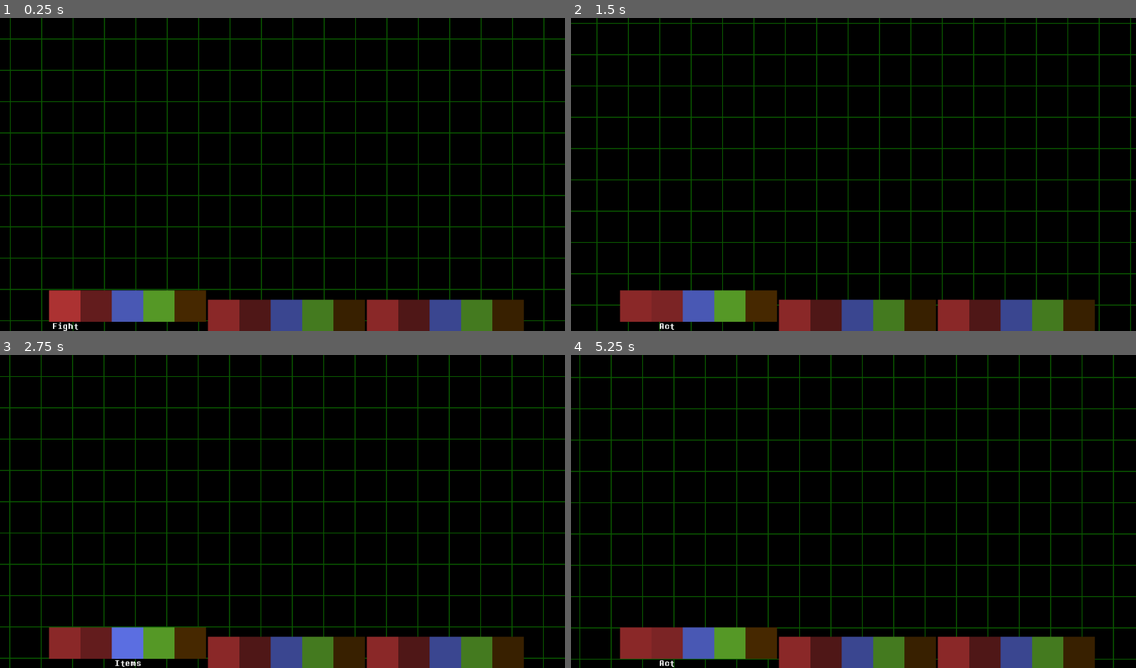
Above: before the commit, frames 1-4 (two rows, left to right).
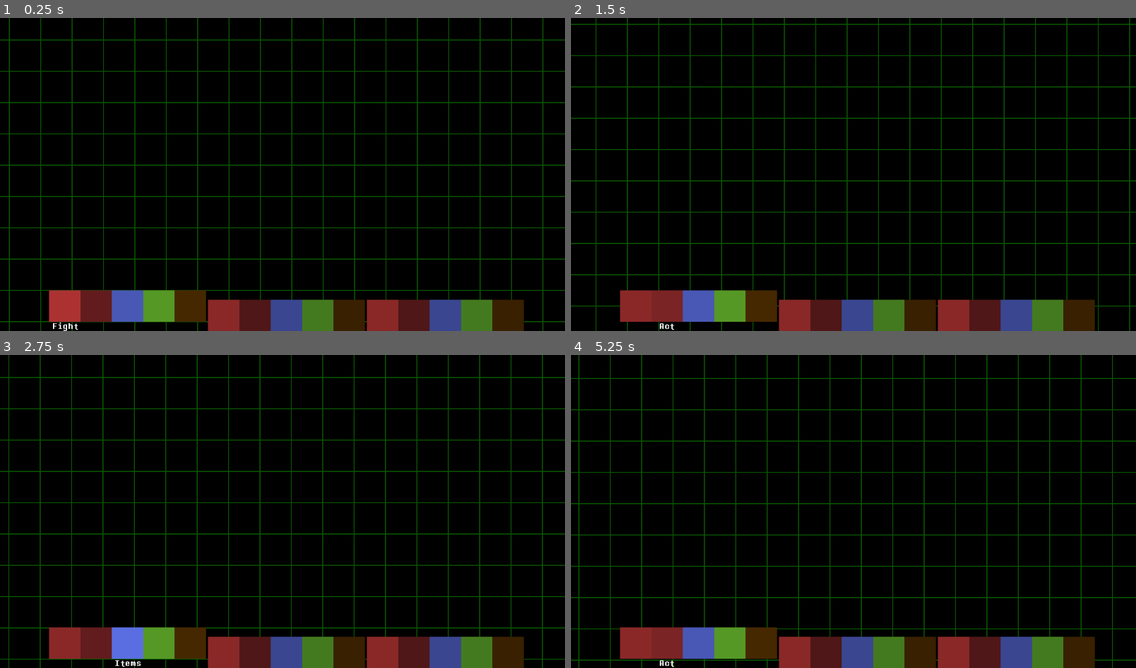
Above: after the commit, the same moments.

Repository: LunarTides/nutdealer
Game: Godot game, scene res://scenes/encounter/encounter_ui.tscn
Two runs of this game, one before a commit and one after it. Both use one fixed random seed, a clock stepped at 60 frames per second and the inputs below. This scene is started directly instead of the project's main scene. The engine's default icon, where the game draws it, is replaced by a stand-in: a white triangle on a blue panel in a dark square.
Inputs (mouse positions are in pixels of both pictures, inside the frame that each line leads up to):
- Up to frame 1 (0.25 s): no input
- Up to frame 2 (1.5 s): move the mouse to (977, 158) at 0.52 s; hold D (editor_pan_right) 0.53-1.25 s; hold Z (interact) 0.53-1.25 s; click (977, 158) at 0.67 s; drag from (740, 190) to (825, 237) at 1.27 s
- Up to frame 3 (2.75 s): move the mouse to (339, 442) at 2.02 s; hold D (editor_pan_right) from 2.03 s (still down); hold Z (interact) from 2.03 s (still down)
- Up to frame 4 (5.25 s): release D (editor_pan_right) at 2.75 s; release Z (interact) at 2.75 s; drag from (825, 574) to (684, 464) at 2.77 s; move the mouse to (1023, 558) at 3.52 s; hold A (editor_pan_left) 3.53-4.25 s; hold Z (interact) 3.53-4.25 s; tap F4 (debug_end_encounter) at 4.15 s; drag from (684, 464) to (768, 433) at 4.27 s; move the mouse to (881, 511) at 5.02 s; hold S (editor_pan_down) from 5.03 s (still down); hold Z (interact) from 5.03 s (still down); click (881, 511) at 5.17 s

The runs differ from the first frame. In frame 1, 11% of the frame differs, in the area x 0-100%, y 0-100%; in frame 2, 11%; in frame 3, 12%; in frame 4, 12%.

Commit message:
Add preview button to encounter behavior ui
Also add victory animation

Diff:
--- a/scenes/creator/tile/behaviour_ui.tscn
+++ b/scenes/creator/tile/behaviour_ui.tscn
@@ -3,14 +3,7 @@
 [ext_resource type="Script" uid="uid://bdg2wc7tdum4n" path="res://scenes/creator/tile/behaviour_ui.gd" id="1_nbn28"]
 [ext_resource type="Script" uid="uid://bufb1mmxroj0y" path="res://scenes/creator/tile/behaviour_check_box.gd" id="2_nbn28"]
 [ext_resource type="PackedScene" uid="uid://qpikcm3h5lhc" path="res://scenes/creator/code_edit.tscn" id="3_6f6pg"]
-[ext_resource type="Script" uid="uid://bqpgbvqsfiyim" path="res://scenes/creator/tile/encounter_ui.gd" id="3_x3iqa"]
-
-[sub_resource type="LabelSettings" id="LabelSettings_x3iqa"]
-font_color = Color(0.6052743, 0.6052743, 0.6052743, 1)
-
-[sub_resource type="LabelSettings" id="LabelSettings_6knb3"]
-font_size = 24
-font_color = Color(0, 0.76862746, 0.9098039, 1)
+[ext_resource type="PackedScene" uid="uid://btwgbfpd6n7kt" path="res://scenes/creator/tile/encounter_ui.tscn" id="3_mg6f4"]
 
 [sub_resource type="InputEventAction" id="InputEventAction_0dgii"]
 action = &"save"
@@ -76,46 +69,10 @@
 script = ExtResource("2_nbn28")
 tile_property = &"encounter_on_interact"
 
-[node name="Encounter" type="PanelContainer" parent="TabContainer" unique_id=1990021112 node_paths=PackedStringArray("name_input", "health_input")]
+[node name="Encounter" parent="TabContainer" unique_id=668010796 node_paths=PackedStringArray("behavior_ui") instance=ExtResource("3_mg6f4")]
 visible = false
 layout_mode = 2
-script = ExtResource("3_x3iqa")
-name_input = NodePath("VBoxContainer/HBoxContainer/NameInput")
-health_input = NodePath("VBoxContainer/HBoxContainer2/HealthInput")
-metadata/_tab_index = 1
-
-[node name="VBoxContainer" type="VBoxContainer" parent="TabContainer/Encounter" unique_id=190555398]
-layout_mode = 2
-
-[node name="HBoxContainer" type="HBoxContainer" parent="TabContainer/Encounter/VBoxContainer" unique_id=1047383093]
-layout_mode = 2
-theme_override_constants/separation = 24
-
-[node name="Label" type="Label" parent="TabContainer/Encounter/VBoxContainer/HBoxContainer" unique_id=1644366374]
-layout_mode = 2
-text = "Name"
-label_settings = SubResource("LabelSettings_x3iqa")
-
-[node name="NameInput" type="LineEdit" parent="TabContainer/Encounter/VBoxContainer/HBoxContainer" unique_id=1653096366]
-layout_mode = 2
-size_flags_horizontal = 3
-
-[node name="HBoxContainer2" type="HBoxContainer" parent="TabContainer/Encounter/VBoxContainer" unique_id=1148670027]
-layout_mode = 2
-
-[node name="Label" type="Label" parent="TabContainer/Encounter/VBoxContainer/HBoxContainer2" unique_id=484848464]
-layout_mode = 2
-text = "Health"
-label_settings = SubResource("LabelSettings_x3iqa")
-
-[node name="HealthInput" type="LineEdit" parent="TabContainer/Encounter/VBoxContainer/HBoxContainer2" unique_id=1128296228]
-layout_mode = 2
-size_flags_horizontal = 3
-
-[node name="Label" type="Label" parent="TabContainer/Encounter/VBoxContainer" unique_id=1257365242]
-layout_mode = 2
-text = "wip :3"
-label_settings = SubResource("LabelSettings_6knb3")
+behavior_ui = NodePath("../..")
 
 [node name="Code" type="PanelContainer" parent="TabContainer" unique_id=1875978336]
 visible = false
@@ -167,8 +124,6 @@
 	pass
 "
 
-[connection signal="text_changed" from="TabContainer/Encounter/VBoxContainer/HBoxContainer/NameInput" to="TabContainer/Encounter" method="_on_name_input_text_changed"]
-[connection signal="text_changed" from="TabContainer/Encounter/VBoxContainer/HBoxContainer2/HealthInput" to="TabContainer/Encounter" method="_on_health_input_text_changed"]
 [connection signal="pressed" from="TabContainer/Code/VBoxContainer/HBoxContainer/SaveButton" to="." method="_on_save_button_pressed"]
 [connection signal="pressed" from="TabContainer/Code/VBoxContainer/HBoxContainer/LoadButton" to="." method="_on_load_button_pressed"]
 [connection signal="pressed" from="TabContainer/Code/VBoxContainer/HBoxContainer/ReadyButton" to="." method="_on_ready_button_pressed"]
--- a/scenes/creator/tile/encounter_ui.gd
+++ b/scenes/creator/tile/encounter_ui.gd
@@ -1,13 +1,17 @@
 extends PanelContainer
 
+@export_category("UI Nodes")
+@export var behavior_ui: Control
 @export var name_input: LineEdit
 @export var health_input: LineEdit
+@export var preview_button: Button
 
 var tile: Tile
 var encounter_index: int = 0
 var encounter_data: EncounterData:
 	get:
 		return tile.encounter_datas[encounter_index]
+var old_grid_position: Vector2
 
 # Called when the node enters the scene tree for the first time.
 func _ready() -> void:
@@ -32,5 +36,24 @@
 	encounter_data.health = new_text.to_int()
 
 func update_ui() -> void:
+	if Engine.is_editor_hint():
+		return
+
 	name_input.text = encounter_data.name
 	health_input.text = str(encounter_data.health)
+	preview_button.text = "Start Encounter" if Game.playing else "Preview"
+
+
+func _on_preview_button_pressed() -> void:
+	var previewing: bool = Game.playing
+	if not previewing:
+		Creator.start_preview()
+
+	behavior_ui.hide()
+	Encounter.start(tile)
+	Encounter.ended.connect(func(_tile: Tile, won: bool) -> void:
+		if not previewing:
+			Creator.stop_preview()
+
+		behavior_ui.show()
+	, ConnectFlags.CONNECT_ONE_SHOT)
--- /dev/null
+++ b/scenes/creator/tile/encounter_ui.tscn
@@ -0,0 +1,71 @@
+[gd_scene format=3 uid="uid://btwgbfpd6n7kt"]
+
+[ext_resource type="Script" uid="uid://bqpgbvqsfiyim" path="res://scenes/creator/tile/encounter_ui.gd" id="1_wg8ba"]
+[ext_resource type="Texture2D" uid="uid://dpct3ph6ypibi" path="res://assets/sprites/creator/grid_bg.png" id="2_bugg3"]
+
+[sub_resource type="StyleBoxFlat" id="StyleBoxFlat_hakx0"]
+bg_color = Color(0, 0, 0, 1)
+
+[sub_resource type="LabelSettings" id="LabelSettings_x3iqa"]
+font_color = Color(0.6052743, 0.6052743, 0.6052743, 1)
+
+[sub_resource type="LabelSettings" id="LabelSettings_6knb3"]
+font_size = 24
+font_color = Color(0, 0.76862746, 0.9098039, 1)
+
+[node name="Encounter" type="PanelContainer" unique_id=668010796 node_paths=PackedStringArray("name_input", "health_input", "preview_button")]
+theme_override_styles/panel = SubResource("StyleBoxFlat_hakx0")
+script = ExtResource("1_wg8ba")
+name_input = NodePath("VBoxContainer/HBoxContainer/NameInput")
+health_input = NodePath("VBoxContainer/HBoxContainer2/HealthInput")
+preview_button = NodePath("VBoxContainer/HBoxContainer/PreviewButton")
+metadata/_tab_index = 1
+
+[node name="EncounterGrid" type="TextureRect" parent="." unique_id=1058471213]
+modulate = Color(0.039698455, 0.33625436, 1.92523e-07, 1)
+custom_maximum_size = Vector2(640, 448)
+layout_mode = 2
+texture = ExtResource("2_bugg3")
+stretch_mode = 1
+metadata/_edit_lock_ = true
+
+[node name="VBoxContainer" type="VBoxContainer" parent="." unique_id=43488099]
+layout_mode = 2
+
+[node name="HBoxContainer" type="HBoxContainer" parent="VBoxContainer" unique_id=1068863575]
+layout_mode = 2
+theme_override_constants/separation = 24
+
+[node name="Label" type="Label" parent="VBoxContainer/HBoxContainer" unique_id=1882797192]
+layout_mode = 2
+text = "Name"
+label_settings = SubResource("LabelSettings_x3iqa")
+
+[node name="NameInput" type="LineEdit" parent="VBoxContainer/HBoxContainer" unique_id=1457020588]
+layout_mode = 2
+size_flags_horizontal = 3
+
+[node name="PreviewButton" type="Button" parent="VBoxContainer/HBoxContainer" unique_id=768564671]
+layout_mode = 2
+text = "Preview"
+
+[node name="HBoxContainer2" type="HBoxContainer" parent="VBoxContainer" unique_id=1872058735]
+layout_mode = 2
+
+[node name="Label" type="Label" parent="VBoxContainer/HBoxContainer2" unique_id=1253491863]
+layout_mode = 2
+text = "Health"
+label_settings = SubResource("LabelSettings_x3iqa")
+
+[node name="HealthInput" type="LineEdit" parent="VBoxContainer/HBoxContainer2" unique_id=832575690]
+layout_mode = 2
+size_flags_horizontal = 3
+
+[node name="Label" type="Label" parent="VBoxContainer" unique_id=929814277]
+layout_mode = 2
+text = "wip :3"
+label_settings = SubResource("LabelSettings_6knb3")
+
+[connection signal="text_changed" from="VBoxContainer/HBoxContainer/NameInput" to="." method="_on_name_input_text_changed"]
+[connection signal="pressed" from="VBoxContainer/HBoxContainer/PreviewButton" to="." method="_on_preview_button_pressed"]
+[connection signal="text_changed" from="VBoxContainer/HBoxContainer2/HealthInput" to="." method="_on_health_input_text_changed"]
--- a/scenes/encounter/creator.gd
+++ b/scenes/encounter/creator.gd
@@ -27,4 +27,5 @@
 	pass
 
 func _on_end_encounter_button_pressed() -> void:
-	Encounter.end()
+	end_encounter_button.hide()
+	Encounter.end(true)
--- a/scenes/encounter/encounter_ui.tscn
+++ b/scenes/encounter/encounter_ui.tscn
@@ -42,10 +42,10 @@
 modulate = Color(0.039698455, 0.33625436, 1.92523e-07, 1)
 z_index = -10
 layout_mode = 0
-offset_left = -176.77356
-offset_top = -79.225555
-offset_right = 1231.2264
-offset_bottom = 816.7744
+offset_left = -178.81656
+offset_top = -77.18254
+offset_right = 1229.1835
+offset_bottom = 818.81744
 mouse_filter = 2
 texture = ExtResource("1_3ians")
 stretch_mode = 1
--- a/scenes/encounter/party_member.gd
+++ b/scenes/encounter/party_member.gd
@@ -40,6 +40,11 @@
 		play_idle_animation()
 	)
 
+	Encounter.ending.connect(func(tile: Tile, won: bool) -> void:
+		if won:
+			play_victory_animation()
+	)
+
 
 # Called every frame. 'delta' is the elapsed time since the previous frame.
 func _process(delta: float) -> void:
@@ -54,6 +59,9 @@
 	tween.tween_interval(0.5)
 	tween.tween_property(self, ^"position", Vector2(150, 150), 0.5)
 	tween.tween_callback(intro_animation_ended.emit)
+
+func play_victory_animation() -> void:
+	animated_sprite_2d.play(&"battle_victory")
 
 func play_idle_animation() -> void:
 	animated_sprite_2d.play(&"battle_idle")
--- a/scripts/game/encounter.gd
+++ b/scripts/game/encounter.gd
@@ -5,7 +5,8 @@
 const PROJECTILE: PackedScene = preload("uid://ddbwwx6oq47q6")
 
 signal started(tile: Tile)
-signal ended(tile: Tile)
+signal ending(tile: Tile, won: bool)
+signal ended(tile: Tile, won: bool)
 signal turn_ended(turn: int)
 signal state_changed(old: State, new: State)
 signal enemy_turn_started
@@ -52,7 +53,7 @@
 func _ready() -> void:
 	Game.play_end.connect(func() -> void:
 		if Encounter.in_encounter:
-			Encounter.end()
+			Encounter.end(true)
 	)
 
 	set_default_party_members()
@@ -64,7 +65,7 @@
 
 func _input(event: InputEvent) -> void:
 	if in_encounter and Creator.enabled and event.is_action_pressed(&"debug_end_encounter"):
-		end()
+		end(true)
 
 func set_default_party_members() -> void:
 	var kris: PartyMemberData = PartyMemberData.new()
@@ -208,11 +209,14 @@
 
 	started.emit(tile)
 
-func end() -> void:
+func end(won: bool) -> void:
 	if not in_encounter:
 		return
 
 	print_debug("[Encounter] Encounter ended.")
+	ending.emit(encounter_tile, won)
+	# Give time for animations and stuff.
+	await get_tree().create_timer(3.0).timeout
 
 	# Setup variables
 	Game.mode = Game.Mode.DarkWorld
@@ -230,7 +234,7 @@
 	for child: Node in get_children():
 		child.queue_free()
 
-	ended.emit(encounter_tile)
+	ended.emit(encounter_tile, won)
 	encounter_tile = null
 
 func win_by_damage() -> void:
@@ -240,4 +244,4 @@
 	print_debug("[Encounter] Won by damage. Playing win animation.")
 	await get_tree().create_timer(1.0).timeout
 
-	end()
+	end(true)
